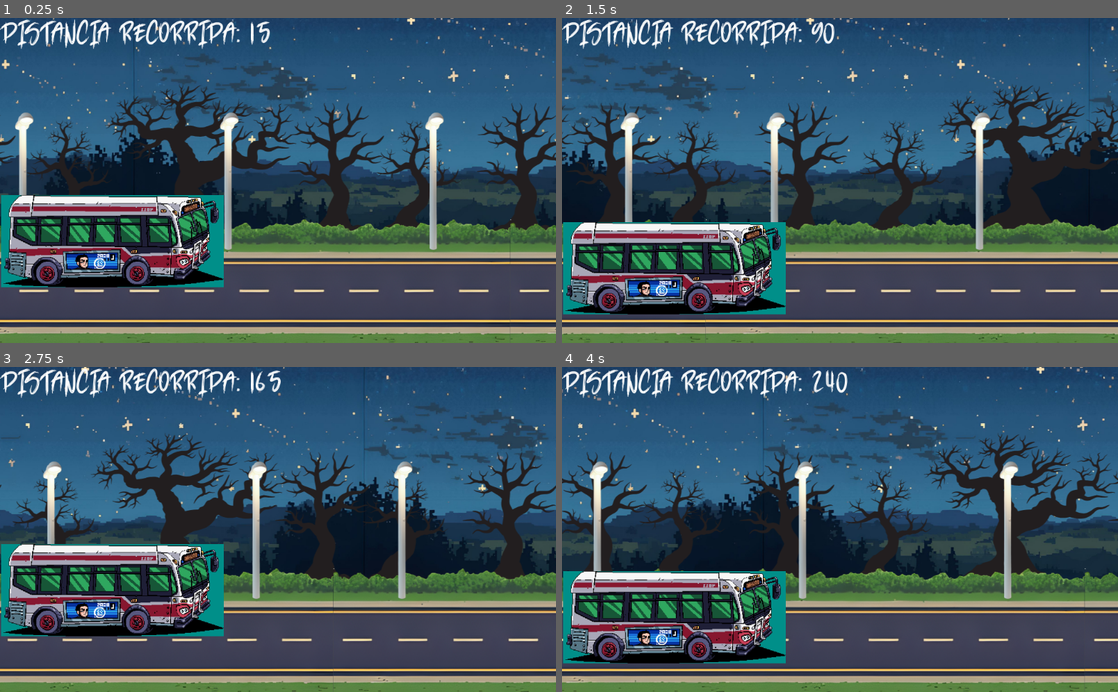
Above: before the commit, frames 1-4 (two rows, left to right).
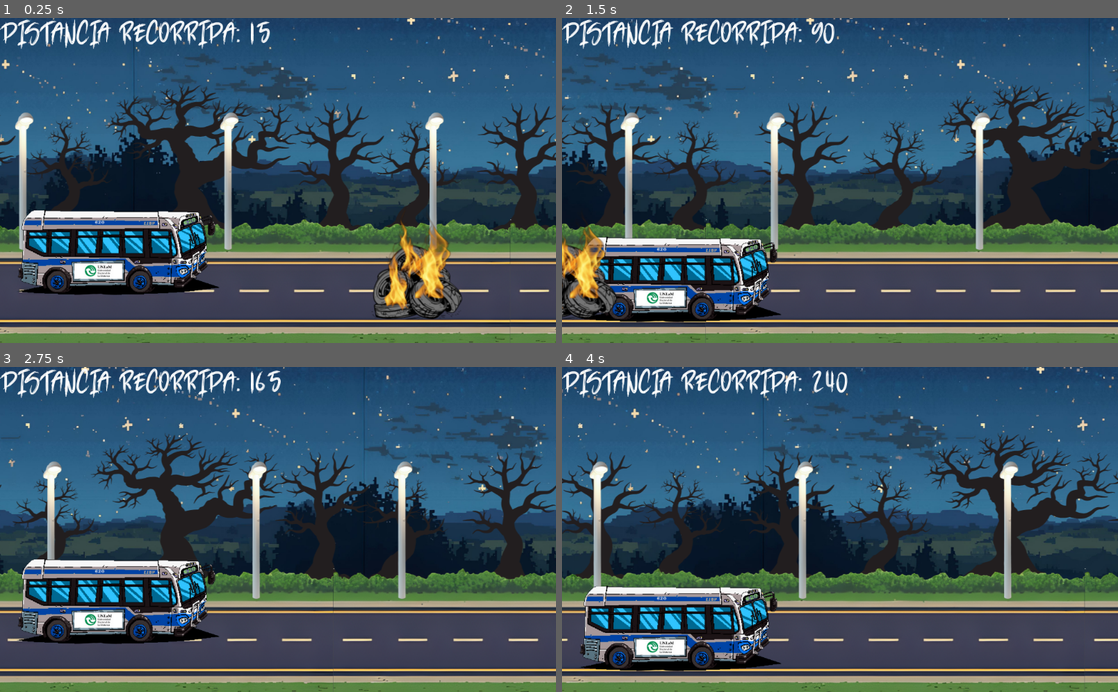
Above: after the commit, the same moments.

Repository: JLeizza/AP2Bondi620
Game: Godot game, scene res://scenes/Main.tscn
The game is run twice, just before and just after one commit, with the same random seed, the same clock (stepped at 60 frames per second) and the same inputs.
Inputs:
- Up to frame 1 (0.25 s): no input
- Up to frame 2 (1.5 s): hold Up (ui_up) 0.53-1.28 s; hold Down (ui_down) from 1.28 s (still down)
- Up to frame 3 (2.75 s): release Down (ui_down) at 2.03 s; hold Up (ui_up) from 2.03 s (still down)
- Up to frame 4 (4 s): release Up (ui_up) at 3.53 s; hold Down (ui_down) from 3.53 s (still down)

The runs differ from the first frame. In frame 1, 14% of the frame differs, in the area x 0-84%, y 54-93%; in frame 2, 12%; in frame 3, 11%; in frame 4, 12%.

Commit message:
primer commit a nueva branch, agregue sprites

Diff:
--- a/scenes/Bondi.tscn
+++ b/scenes/Bondi.tscn
@@ -1,20 +1,20 @@
 [gd_scene load_steps=4 format=2]
 
-[ext_resource path="res://sprites/0baa3ea4-2104-4373-8bd0-2798073d602d.jpg" type="Texture" id=1]
+[ext_resource path="res://sprites/Bondi.png" type="Texture" id=1]
 [ext_resource path="res://scripts/Bondi.gd" type="Script" id=2]
 
 [sub_resource type="RectangleShape2D" id=1]
-extents = Vector2( 166.5, 77.5 )
+extents = Vector2( 166.5, 35.75 )
 
 [node name="Bondi" type="KinematicBody2D"]
 position = Vector2( 210, 241 )
 script = ExtResource( 2 )
 
+[node name="Sprite" type="Sprite" parent="."]
+position = Vector2( 5, 23 )
+scale = Vector2( 0.595885, 0.595885 )
+texture = ExtResource( 1 )
+
 [node name="CollisionShape2D" type="CollisionShape2D" parent="."]
-position = Vector2( 5, 6 )
+position = Vector2( 5, 47.75 )
 shape = SubResource( 1 )
-
-[node name="Sprite" type="Sprite" parent="."]
-position = Vector2( 6, 2 )
-scale = Vector2( 0.262327, 0.262327 )
-texture = ExtResource( 1 )
--- /dev/null
+++ b/scenes/FireTires.tscn
@@ -0,0 +1,16 @@
+[gd_scene load_steps=3 format=2]
+
+[ext_resource path="res://sprites/obstacule.png" type="Texture" id=1]
+
+[sub_resource type="RectangleShape2D" id=1]
+extents = Vector2( 25, 7 )
+
+[node name="FireTires" type="Area2D"]
+
+[node name="Sprite" type="Sprite" parent="."]
+texture = ExtResource( 1 )
+
+[node name="CollisionShape2D" type="CollisionShape2D" parent="."]
+position = Vector2( -9, 85 )
+scale = Vector2( 3, 3 )
+shape = SubResource( 1 )
--- a/scenes/Main.tscn
+++ b/scenes/Main.tscn
@@ -1,9 +1,10 @@
-[gd_scene load_steps=5 format=2]
+[gd_scene load_steps=6 format=2]
 
 [ext_resource path="res://scenes/BG.tscn" type="PackedScene" id=1]
 [ext_resource path="res://scenes/Bondi.tscn" type="PackedScene" id=2]
 [ext_resource path="res://scripts/Main.gd" type="Script" id=3]
 [ext_resource path="res://scenes/HUD.tscn" type="PackedScene" id=4]
+[ext_resource path="res://scenes/FireTires.tscn" type="PackedScene" id=5]
 
 [node name="Main" type="Node"]
 script = ExtResource( 3 )
@@ -11,10 +12,13 @@
 [node name="ParallaxBackground" parent="." instance=ExtResource( 1 )]
 
 [node name="Bondi" parent="." instance=ExtResource( 2 )]
-position = Vector2( 201, 407 )
+position = Vector2( 211, 407 )
 
 [node name="Camera2D" type="Camera2D" parent="."]
 position = Vector2( 512, 300 )
 current = true
 
 [node name="HUD" parent="." instance=ExtResource( 4 )]
+
+[node name="FireTires" parent="." instance=ExtResource( 5 )]
+position = Vector2( 925, 444 )
Binary file removed: sprites/0baa3ea4-2104-4373-8bd0-2798073d602d.jpg
Binary file removed: sprites/733b2174-c11d-4ad7-80a3-796be1eee7bf.jpg
Binary file added: sprites/Bondi.png
Not shown, added: sprites/Bondi.png.import
Binary file added: sprites/fireTires.PNG
Not shown, added: sprites/fireTires.PNG.import
